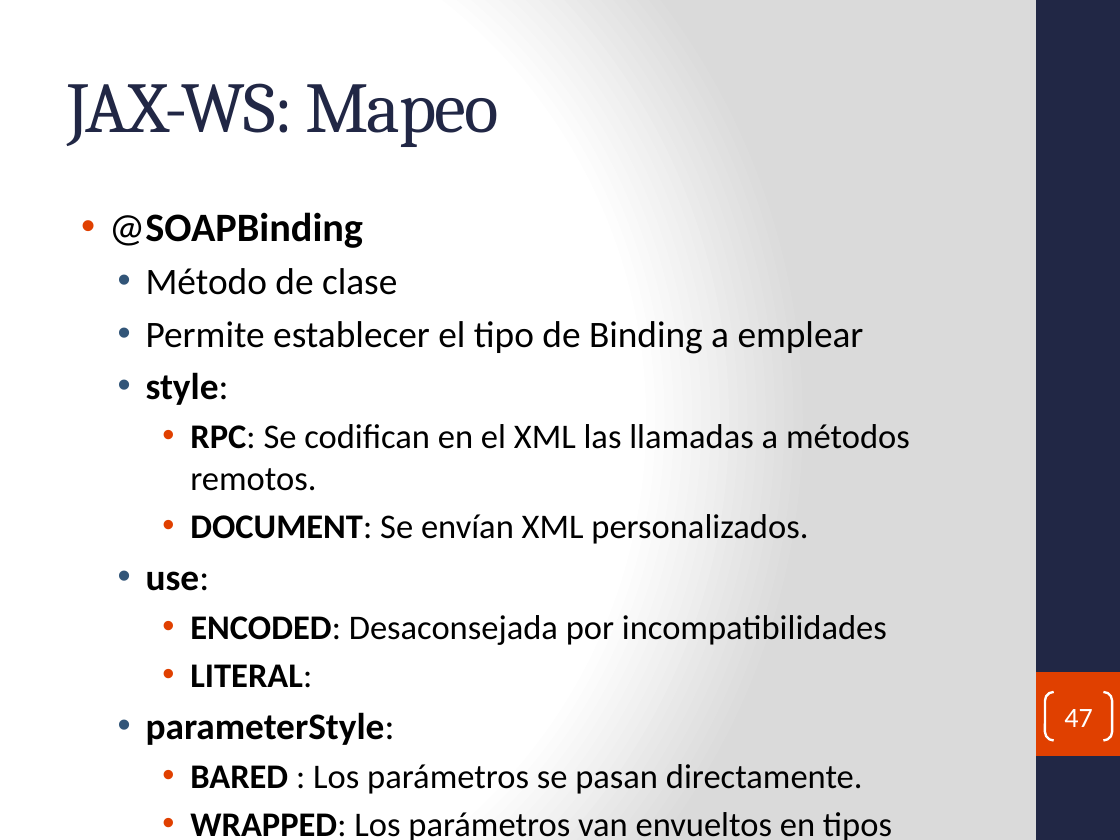
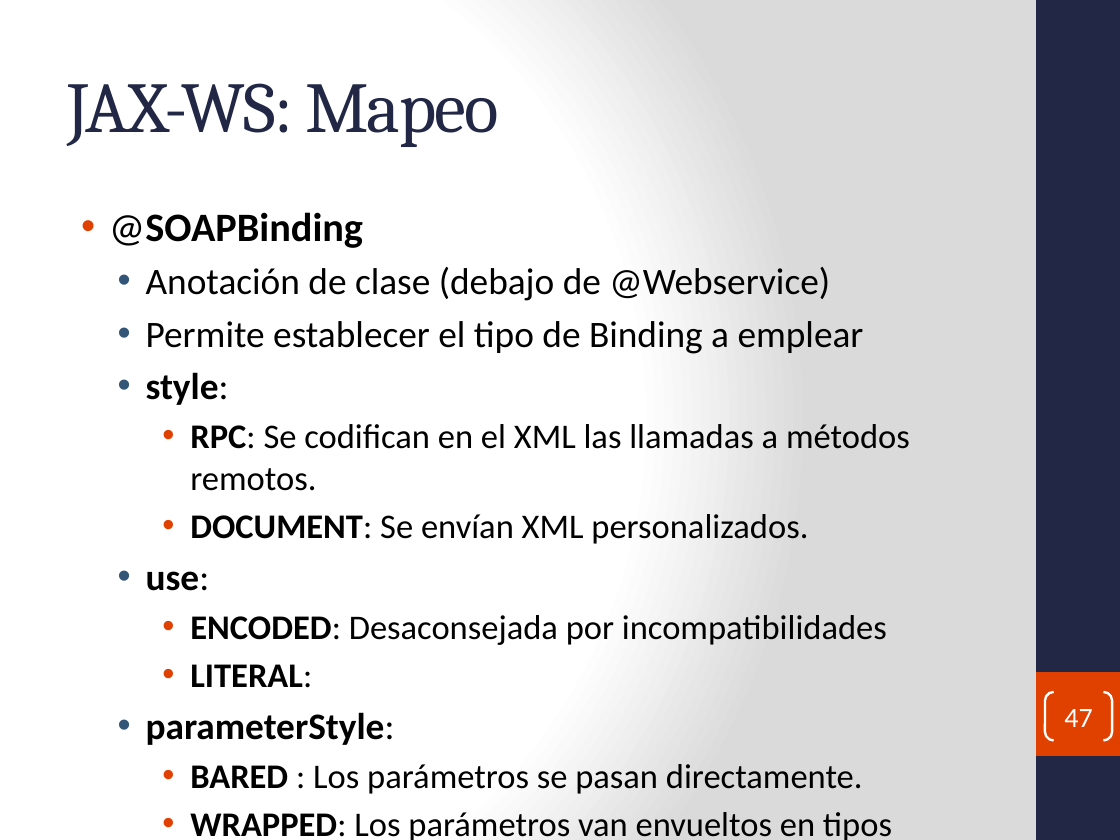
Before and after one commit to fdepablo/WsCursoJavaEE, a slide deck: slide 47 of _29_WS_SOAP_HolaMundo/powerpoint/SOAP Web Services.pptx. Drawn at 1120x840 pixels with LibreOffice and Linux fonts; fonts in the diff are those of the drawing. Boxes give left, top, right and bottom in pixels: in the first picture for what was removed or moved away, otherwise in the second. Text is boxed around its words. In the diff, an @@ line names an element or a change of style, - is before the commit and + after.

```diff
--- a/_29_WS_SOAP_HolaMundo/powerpoint/SOAP Web Services.pptx
+++ b/_29_WS_SOAP_HolaMundo/powerpoint/SOAP Web Services.pptx
@@ text at (146,267,830,301): text changed @@
-  • Método de clase
+  • Anotación de clase (debajo de @Webservice)
```
Also in this commit, not shown: 41 other files.
